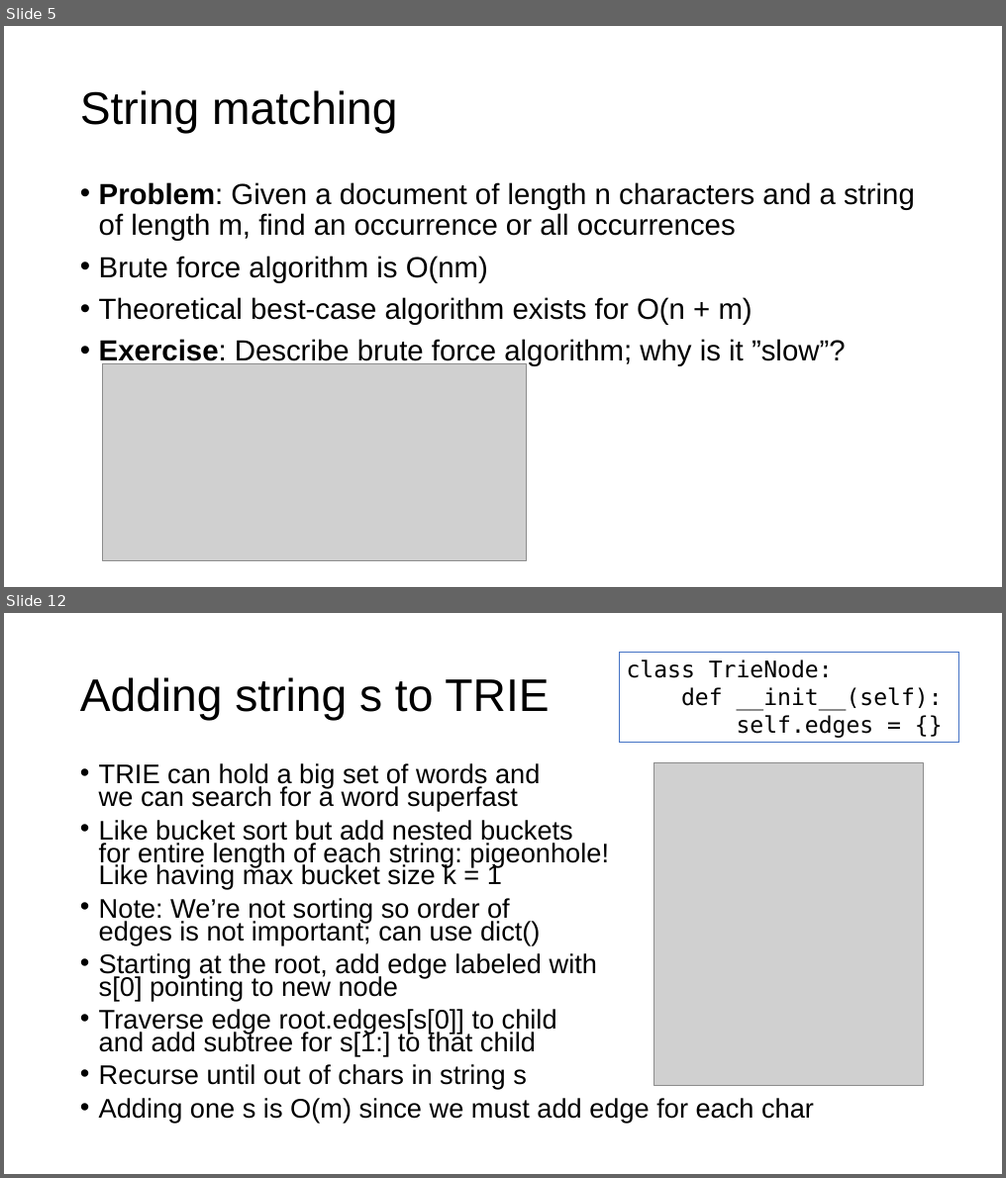
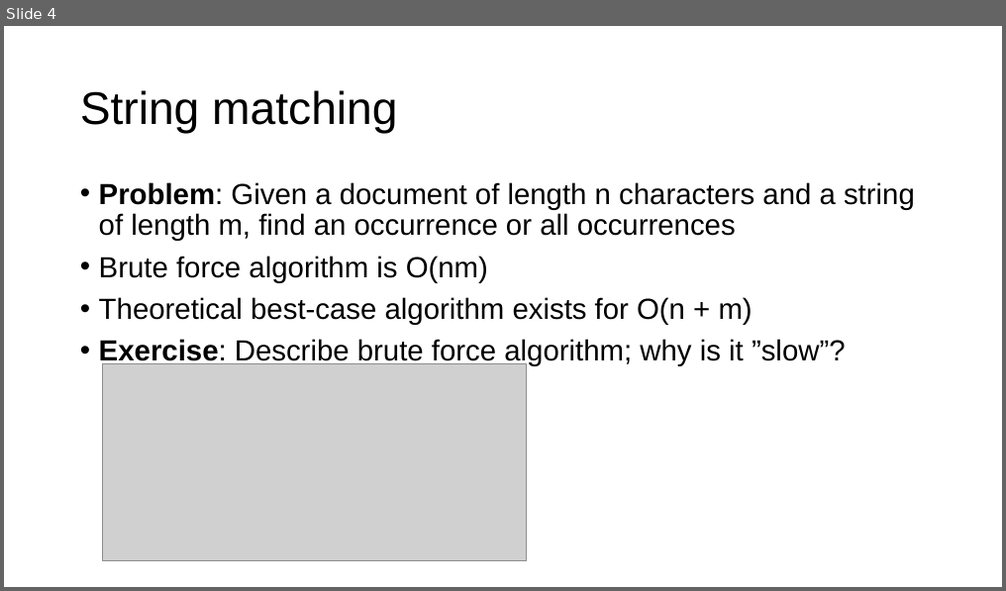
Before and after one commit to USFCA-MSDS/msds689, a slide deck: notes/searching.pptx. Shown one above the other, each under a label of ours: slides 5 and 12 before the commit, slide 4 after it; the slides between them are not shown. The pictures are 1006x1178 and 1006x591 pixels, drawn with LibreOffice and Linux fonts; fonts in the diff are those of the drawing; grey boxes stand for pictures; background and template pictures are left out. Boxes give left, top, right and bottom in pixels: in the first picture for what was removed or moved away, otherwise in the second. Text is boxed around its words. In the diff, an @@ line names an element or a change of style, - is before the commit and + after.

```diff
--- a/notes/searching.pptx
+++ b/notes/searching.pptx
@@ slide 12 removed at (x1=4, y1=613, x2=1002, y2=1174), background #FFFFFF @@
@@ rectangle removed at (x1=620, y1=652, x2=959, y2=743) @@
-class TrieNode:
-def __init__(self):
-self.edges = {}
@@ title removed at (x1=80, y1=677, x2=548, y2=721) @@
-Adding string s to TRIE
@@ text removed at (x1=99, y1=763, x2=814, y2=1123) @@
-• TRIE can hold a big set of words and
-  we can search for a word superfast
-• Like bucket sort but add nested buckets
-  for entire length of each string: pigeonhole!
-  Like having max bucket size k = 1
-• Note: We’re not sorting so order of
-  edges is not important; can use dict()
-• Starting at the root, add edge labeled with
-  s[0] pointing to new node
-• Traverse edge root.edges[s[0]] to child
-  and add subtree for s[1:] to that child
-• Recurse until out of chars in string s
-• Adding one s is O(m) since we must add edge for each char
@@ picture removed at (x1=654, y1=762, x2=924, y2=1086) @@
@@ what was slide 5 is now slide 4 @@
```
Also in this commit, not shown: 18 other slides removed, 1 other file.
